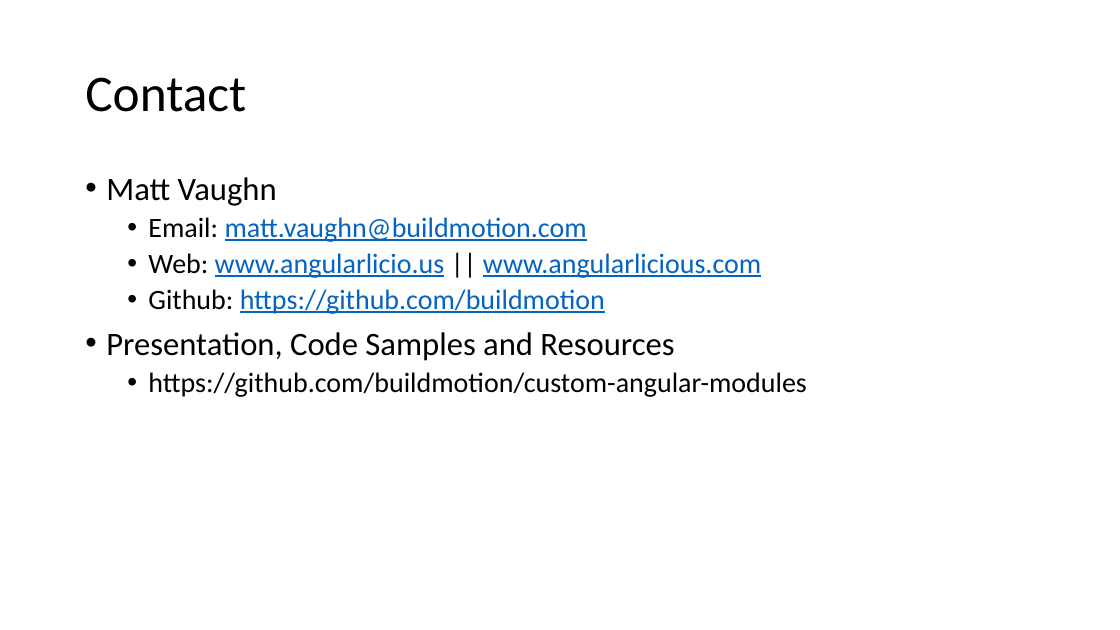
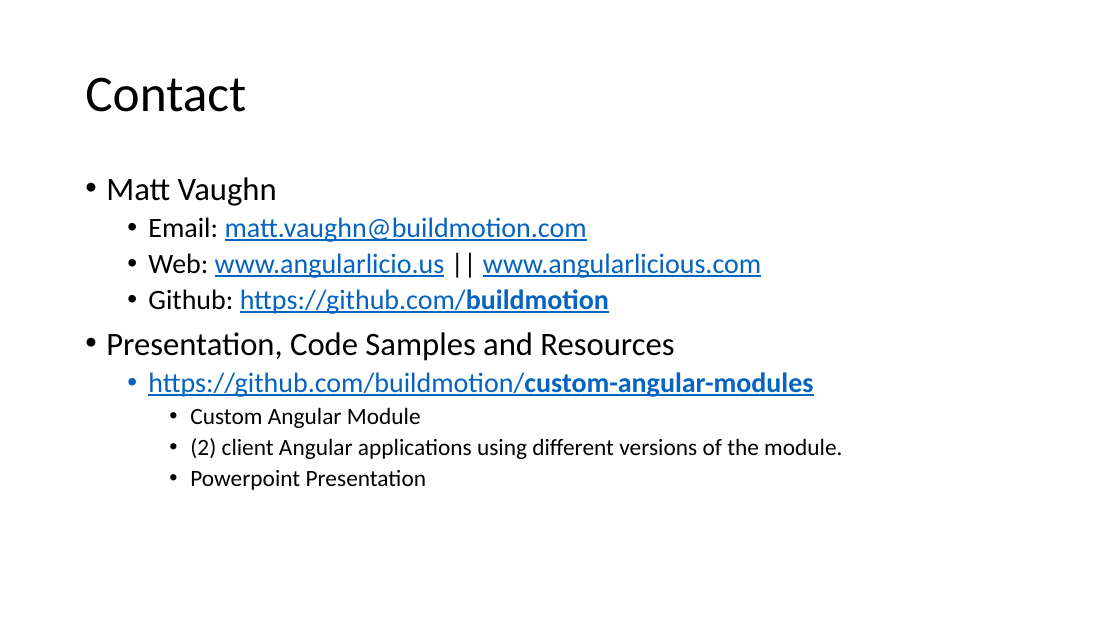
Before and after one commit to buildmotion/custom-angular-modules, a slide deck: slide 2 of presentation/custom-angular-modules.pptx. Drawn at 1120x630 pixels with LibreOffice and Linux fonts; fonts in the diff are those of the drawing. Boxes give left, top, right and bottom in pixels: in the first picture for what was removed or moved away, otherwise in the second. Text is boxed around its words. In the diff, an @@ line names an element or a change of style, - is before the commit and + after.

```diff
--- a/presentation/custom-angular-modules.pptx
+++ b/presentation/custom-angular-modules.pptx
@@ text at [148, 289, 813, 397]: bold on in "https://github.com/buildmotion", "https://github.com/buildmotion/custom-angular-modules"; text colour #000000 to #0563C1, underline on in "https://github.com/buildmotion/custom-angular-modules" @@
@@ text at [190, 407, 842, 490]: paragraphs added @@
+    • Custom Angular Module
+    • (2) client Angular applications using different versions of the module.
+    • Powerpoint Presentation
```
Also in this commit, not shown: 5 other slides changed, 1 slide added, 3 slides removed, 2 other files.
